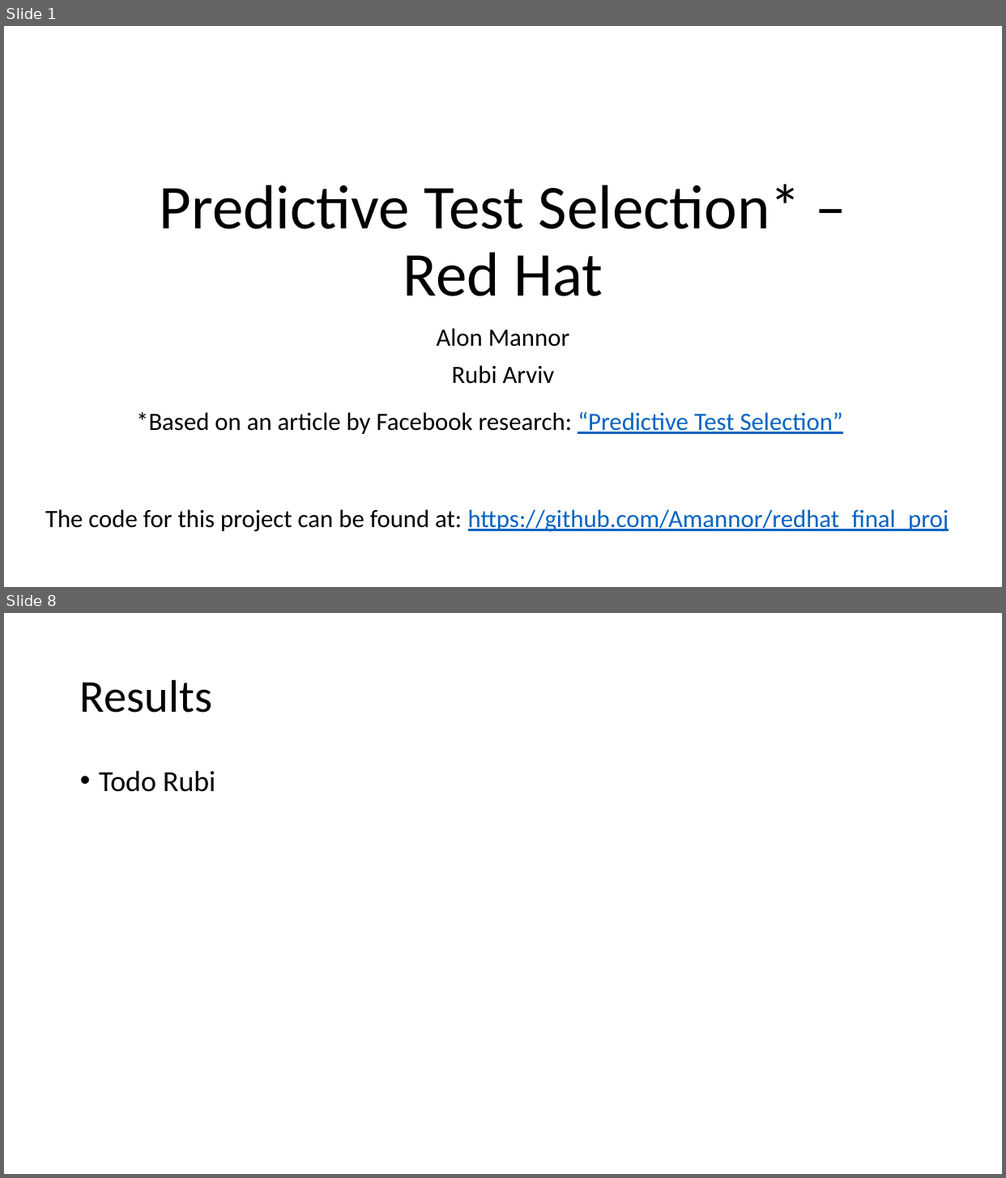
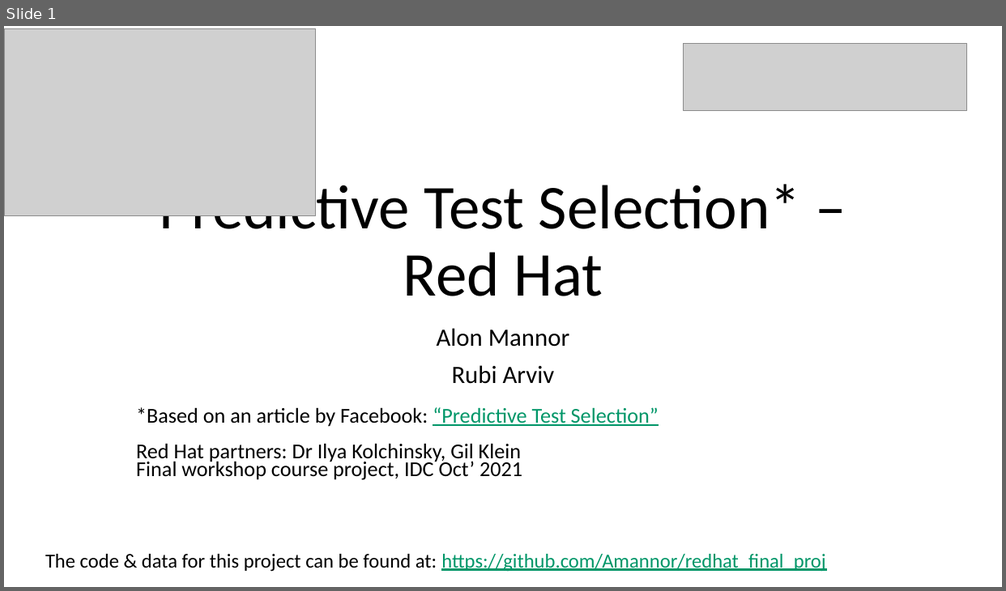
Before and after one commit to Amannor/redhat_final_proj, a slide deck: presentation/Demo_day_redhat_alon_rubi.pptx. Shown one above the other, each under a label of ours: slides 1 and 8 before the commit, slide 1 after it; the slides between them are not shown. The pictures are 1006x1178 and 1006x591 pixels, drawn with LibreOffice and Linux fonts; fonts in the diff are those of the drawing; grey boxes stand for pictures. Boxes give left, top, right and bottom in pixels: in the first picture for what was removed or moved away, otherwise in the second. Text is boxed around its words. In the diff, an @@ line names an element or a change of style, - is before the commit and + after.

```diff
--- a/presentation/Demo_day_redhat_alon_rubi.pptx
+++ b/presentation/Demo_day_redhat_alon_rubi.pptx
@@ slide 8 removed at (4, 613, 1002, 1174), background #FFFFFF @@
@@ title removed at (80, 679, 212, 713) @@
-Results
@@ text removed at (99, 771, 215, 792) @@
-• Todo Rubi
@@ slide 1 changed as well @@
@@ picture added at (4, 29, 316, 216) @@
@@ picture added at (684, 43, 967, 110) @@
@@ title "Predictive Test Selection* – Red ..." rewrapped from (159, 184, 801, 297) to (159, 177, 801, 297) @@
@@ text at (136, 408, 658, 480): text changed; size 24 to 20.4 pt @@
-*Based on an article by Facebook research: “Predictive Test Selection”
+*Based on an article by Facebook: “Predictive Test Selection”
+Red Hat partners: Dr Ilya Kolchinsky, Gil Klein
+Final workshop course project, IDC Oct’ 2021
@@ text at (45, 554, 825, 572): text changed; size 24 to 19.2 pt; text colour #0563C1 to #009668 @@
-The code for this project can be found at: https://github.com/Amannor/redhat_final_proj
+The code & data for this project can be found at: https://github.com/Amannor/redhat_final_proj
```
Also in this commit, not shown: 4 other slides changed, 10 slides added, 4 other slides removed.
